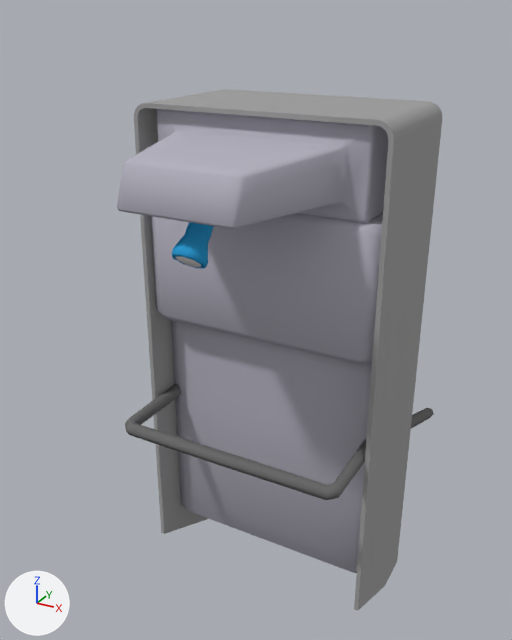
A saved change to the Blender file blend/AutomaticSoapDispansser/AutomaticSoapDispansser.blend.
The view is the same before and after, from a 50 mm lens placed at (0.406, -0.899, 0.591), pointed at (-0.04, -0.088, 0.186). The lights are fixed; the arrows at lower left show +X, +Y and +Z. The same objects are shown in both versions, whatever each file hides.

Script lines for the objects in view, before the commit:
```python
me_cuplane_002 = bpy.data.meshes.new('CUPlane.002')
me_cuplane_002.from_pydata(...)  # 54 vertices, 48 faces; spans x -0.163..0.163, y -0.26..0.187, z -0.062..0.071
me_cuplane_002.polygons.foreach_set('use_smooth', [True] * 48)
me_cuplane_002.materials.append(mat_soap_dispenser_004)  # grey #6f6f6f
me_cuplane_003 = bpy.data.meshes.new('CUPlane.003')
me_cuplane_003.from_pydata(...)  # 65 vertices, 64 faces; spans x -0.0203..0.0203, y -0.3244..-0.244, z 0.3342..0.4241
me_cuplane_003.polygons.foreach_set('use_smooth', [True] * 64)
# faces by material slot: [56, 8]
me_cuplane_003.materials.append(mat_soap_dispenser_002)  # blue #31a0da
me_cuplane_003.materials.append(mat_soap_dispenser_003)  # white #e7e7e7
me_plane_002 = bpy.data.meshes.new('Plane.002')
me_plane_002.from_pydata(...)  # 282 vertices, 280 faces; spans x -0.161..0.161, y -0.334..0.001, z -0.167..0.479
me_plane_002.polygons.foreach_set('use_smooth', [True] * 280)
me_plane_002.materials.append(mat_soap_dispenser)  # its picture is missing
me_plane_005 = bpy.data.meshes.new('Plane.005')
me_plane_005.from_pydata(...)  # 144 vertices, 136 faces; spans x -0.169..0.169, y -0.171..0.015, z -0.245..0.485
me_plane_005.materials.append(mat_soap_dispenser_001)  # grey #a2a2a2
ob_plane_022 = bpy.data.objects.new('Plane.022', me_cuplane_002)
ob_plane_022.location = (0.0, 0.0, 0.0)
ob_plane_024 = bpy.data.objects.new('Plane.024', me_cuplane_003)
ob_plane_024.location = (0.0, 0.0, 0.0)
ob_soap_dispenser = bpy.data.objects.new('soap_dispenser', me_plane_005)
ob_soap_dispenser.location = (0.0, 0.0, 0.0)
_m = ob_soap_dispenser.modifiers.new('EdgeSplit', 'EDGE_SPLIT')
ob_soap_dispenser_001 = bpy.data.objects.new('soap_dispenser.001', me_plane_002)
ob_soap_dispenser_001.location = (0.0, 0.0, 0.0)
```
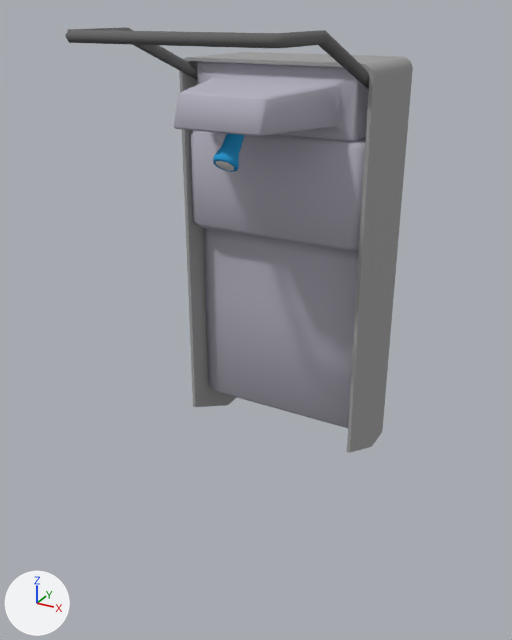
The change, as a list of edits to the scene's bpy script:
```text
Change me_cuplane_003:
    where me_cuplane_003.from_pydata(...)  # 65 vertices, 64 faces; spans x -0.0203..0.0203, y -0.3244..-0.244, z 0.3342..0.4241
    used by ob_plane_024; location = (0.0, 0.0, 0.0)
    me_cuplane_003 part 1: the whole mesh is scaled about the mesh origin by (0.75, 0.75, 0.741)
Change me_plane_005:
    where me_plane_005.from_pydata(...)  # 144 vertices, 136 faces; spans x -0.169..0.169, y -0.171..0.015, z -0.245..0.485
    used by ob_soap_dispenser; location = (0.0, 0.0, 0.0)
    me_plane_005 part 2: the whole mesh is scaled about the mesh origin by (0.75, 0.75, 0.741)
Change me_plane_002:
    where me_plane_002.from_pydata(...)  # 282 vertices, 280 faces; spans x -0.161..0.161, y -0.334..0.001, z -0.167..0.479
    used by ob_soap_dispenser_001; location = (0.0, 0.0, 0.0)
    me_plane_002 part 3: the whole mesh is scaled about the mesh origin by (0.75, 0.75, 0.741)
Change me_cuplane_002:
    where me_cuplane_002.from_pydata(...)  # 54 vertices, 48 faces; spans x -0.163..0.163, y -0.26..0.187, z -0.062..0.071
    used by ob_plane_022; location = (0.0, 0.0, 0.0)
    me_cuplane_002 part 4: the whole mesh is scaled about the mesh origin by (0.75, 0.75, 0.741)
Change ob_plane_024:
    ob_plane_024.location: (0.0, 0.0, 0.0) -> (0.0, 0.0, 0.177)
Change ob_soap_dispenser:
    ob_soap_dispenser.location: (0.0, 0.0, 0.0) -> (0.0, 0.0, 0.177)
Change ob_soap_dispenser_001:
    ob_soap_dispenser_001.location: (0.0, 0.0, 0.0) -> (0.0, 0.0, 0.177)
Change ob_plane_022:
    ob_plane_022.location: (0.0, 0.0, 0.0) -> (0.0, -0.146, 0.52)
```

Location of each change, (x1, y1, x2, y2) in pixels of the pictures (512 x 640 px):
'soap_dispenser.001', mesh rescaled, moved (28% narrower, 21% shorter): before (117, 109, 388, 573); after (174, 61, 369, 428)
'soap_dispenser', mesh rescaled, moved (24% narrower, 23% shorter): before (134, 89, 442, 611); after (179, 52, 413, 453)
'Plane.022', mesh rescaled, moved: before (125, 384, 434, 500); after (65, 27, 369, 90)
'Plane.024', mesh rescaled, moved: before (172, 222, 214, 268); after (213, 133, 244, 172)
